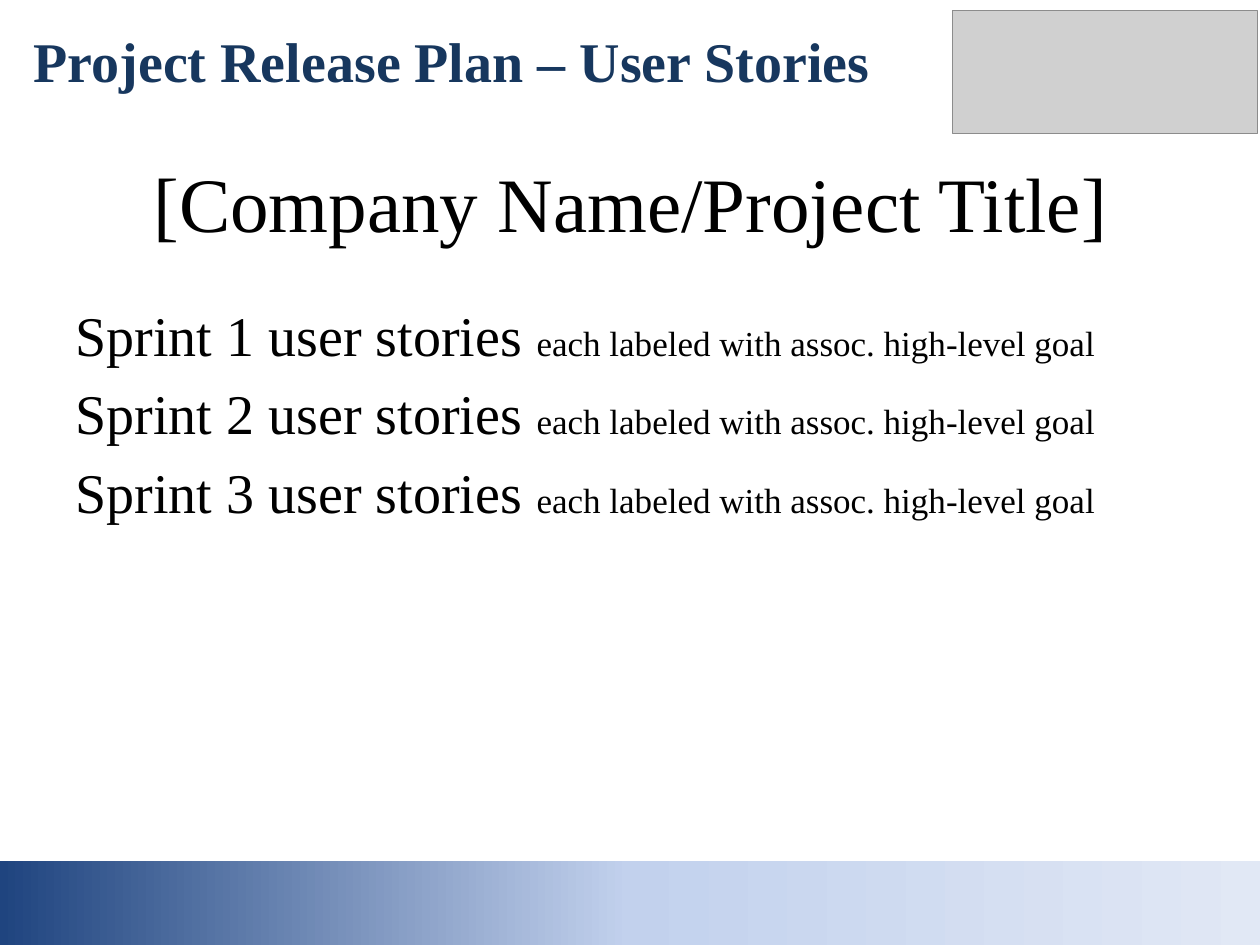
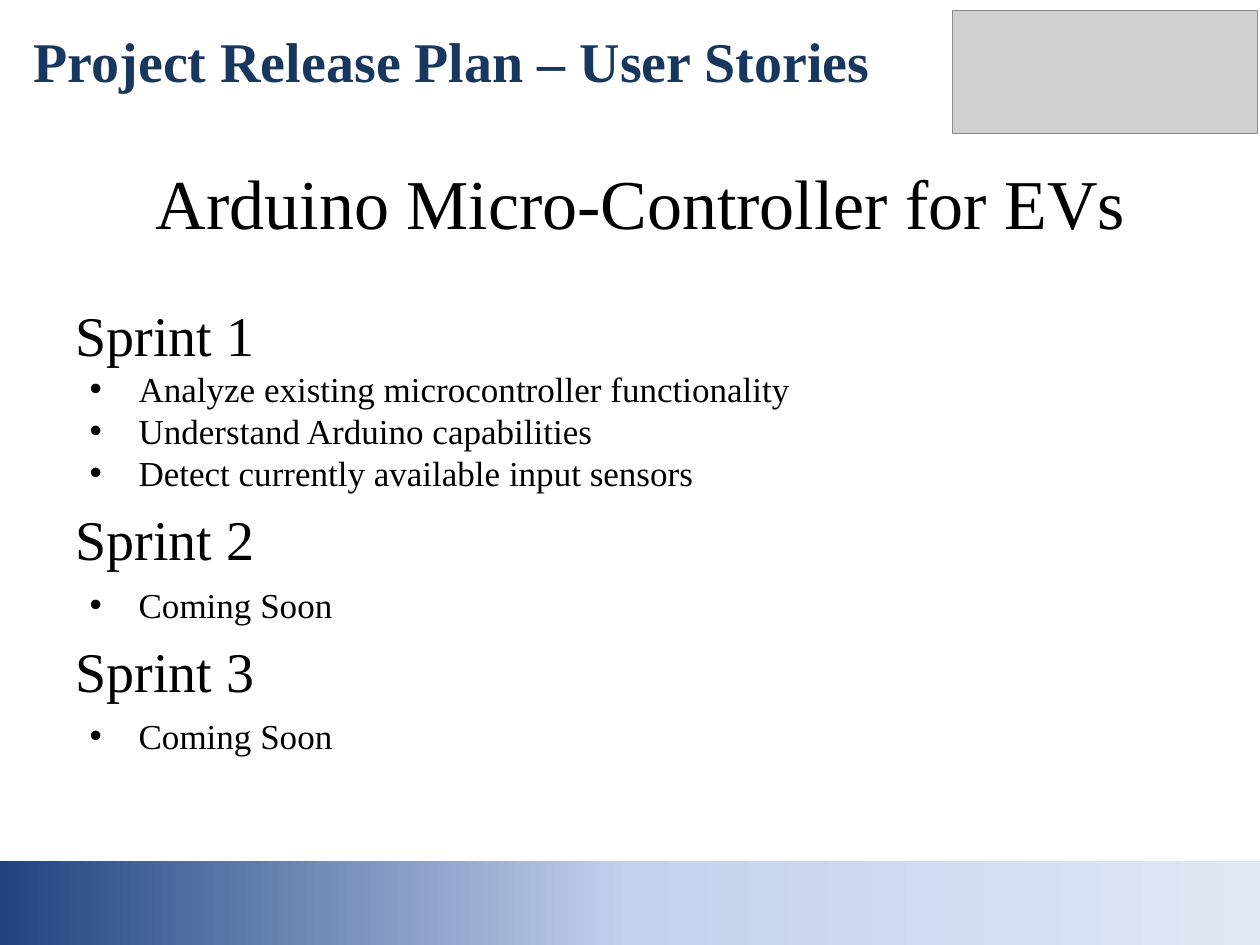
Before and after one commit to aaguil10/ElectricVehicleMicroController, a slide deck: slide 3 of Intro.slides.template.ppt.pptx. Drawn at 1260x945 pixels with LibreOffice and Linux fonts; fonts in the diff are those of the drawing; grey boxes stand for pictures. Boxes give left, top, right and bottom in pixels: in the first picture for what was removed or moved away, otherwise in the second. Text is boxed around its words. In the diff, an @@ line names an element or a change of style, - is before the commit and + after.

```diff
--- a/Intro.slides.template.ppt.pptx
+++ b/Intro.slides.template.ppt.pptx
@@ title at [156, 179, 1124, 230]: text changed; size 44 to 40 pt @@
-[Company Name/Project Title]
+Arduino Micro-Controller for EVs
@@ text at [76, 319, 789, 757]: text changed @@
-Sprint 1 user stories each labeled with assoc. high-level goal
-Sprint 2 user stories each labeled with assoc. high-level goal
-Sprint 3 user stories each labeled with assoc. high-level goal
+Sprint 1
+• Analyze existing microcontroller functionality
+• Understand Arduino capabilities
+• Detect currently available input sensors
+Sprint 2
+• Coming Soon
+Sprint 3
+• Coming Soon
```
Also in this commit, not shown: 2 slides added, 2 slides removed, 1 other file.
